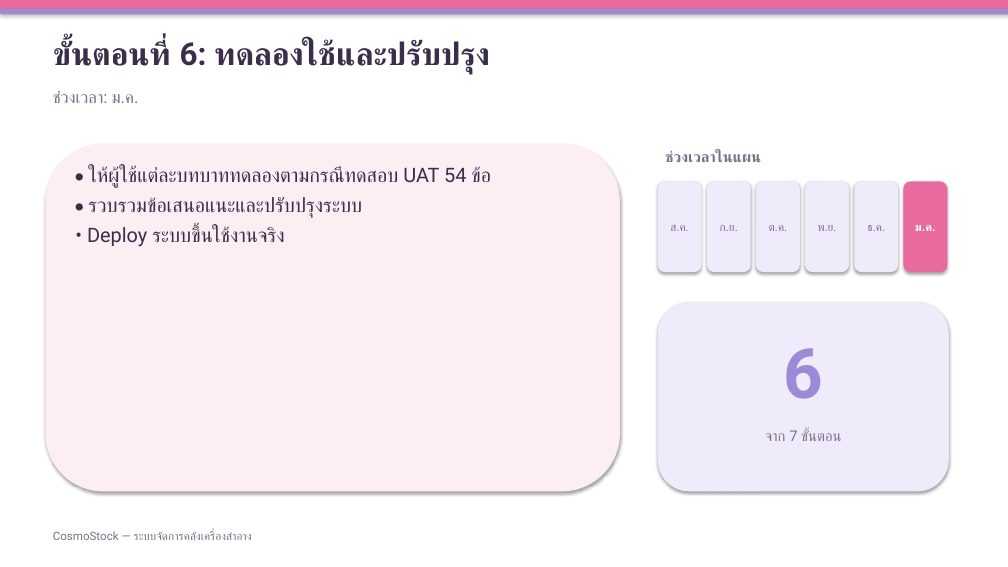
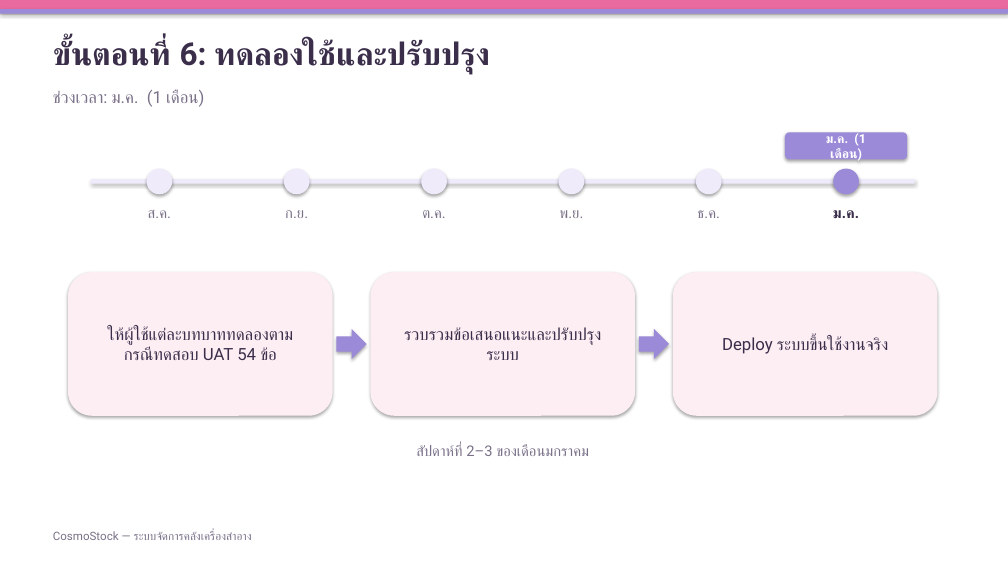
Before and after one commit to chakkrit4456/Cosmo-stock, a slide deck: slide 6 of doc/CosmoStock-ขั้นตอนการดำเนินงาน.pptx. Drawn at 1008x567 pixels with LibreOffice and Linux fonts; fonts in the diff are those of the drawing. Boxes give left, top, right and bottom in pixels: in the first picture for what was removed or moved away, otherwise in the second. Text is boxed around its words. In the diff, an @@ line names an element or a change of style, - is before the commit and + after.

```diff
--- a/doc/CosmoStock-ขั้นตอนการดำเนินงาน.pptx
+++ b/doc/CosmoStock-ขั้นตอนการดำเนินงาน.pptx
@@ text at [53,90,204,107]: text changed @@
-ช่วงเวลา: ม.ค.
+ช่วงเวลา: ม.ค. (1 เดือน)
@@ rounded rectangle removed at [45,144,620,492] @@
@@ rounded rectangle added at [785,132,907,160], fill #9B8AD8, 12 pt, text #FFFFFF, bold @@
+ม.ค. (1 เดือน)
@@ text removed at [87,166,491,247] @@
-• ให้ผู้ใช้แต่ละบทบาททดลองตามกรณีทดสอบ UAT 54 ข้อ
-• รวบรวมข้อเสนอแนะและปรับปรุงระบบ
-• Deploy ระบบขึ้นใช้งานจริง
@@ rectangle added at [91,179,915,184], fill #EFEBFB @@
@@ ellipse added at [147,169,172,194], fill #EFEBFB @@
@@ ellipse added at [284,169,309,194], fill #EFEBFB @@
@@ ellipse added at [421,169,447,194], fill #EFEBFB @@
@@ ellipse added at [559,169,585,194], fill #EFEBFB @@
@@ text removed at [665,150,761,162] @@
-ช่วงเวลาในแผน
@@ ellipse added at [696,169,722,194], fill #EFEBFB @@
@@ ellipse added at [833,169,859,194], fill #9B8AD8 @@
@@ text "ส.ค.": place and size @@
-text "ส.ค." at [658,181,702,272]
+text "ส.ค." at [148,210,171,218]
@@ text "ก.ย.": place and size @@
-text "ก.ย." at [707,181,751,272]
+text "ก.ย." at [285,210,308,218]
@@ text "ต.ค.": place and size @@
-text "ต.ค." at [756,181,800,272]
+text "ต.ค." at [422,210,446,218]
@@ size 11 to 14 pt; more space between paragraphs; vertical alignment middle to top; fill #EFEBFB to none; shadow off in 5 elements at [285,210,308,218], [697,210,719,218], [148,210,171,218], [422,210,446,218], [559,210,583,218] @@
@@ text "พ.ย.": place and size @@
-text "พ.ย." at [805,181,849,272]
+text "พ.ย." at [559,210,583,218]
@@ text "ธ.ค.": place and size @@
-text "ธ.ค." at [854,181,898,272]
+text "ธ.ค." at [697,210,719,218]
@@ text "ม.ค.": place and size @@
-text "ม.ค." at [904,181,948,272]
+text "ม.ค." at [833,210,859,219]
@@ text "ม.ค." at [833,210,859,219]: size 11 to 14 pt, text colour #FFFFFF to #3A2E4A; more space between paragraphs; vertical alignment middle to top; fill #E86A9E to none; shadow off @@
@@ rounded rectangle added at [68,272,333,416], fill #FDEEF4, 16 pt, text #3A2E4A @@
+ให้ผู้ใช้แต่ละบทบาททดลองตามกรณีทดสอบ UAT 54 ข้อ
@@ rounded rectangle added at [371,272,635,416], fill #FDEEF4, 16 pt, text #3A2E4A @@
+รวบรวมข้อเสนอแนะและปรับปรุงระบบ
@@ rounded rectangle added at [673,272,938,416], fill #FDEEF4, 16 pt, text #3A2E4A @@
+Deploy ระบบขึ้นใช้งานจริง
@@ right arrow added at [337,329,367,359], fill #9B8AD8 @@
@@ right arrow added at [639,329,669,359], fill #9B8AD8 @@
@@ rounded rectangle removed at [658,302,949,492] @@
@@ text removed at [783,348,823,399] @@
-6
@@ text added at [416,445,589,456], 14 pt, text #7A7088 @@
+สัปดาห์ที่ 2–3 ของเดือนมกราคม
@@ text removed at [765,430,841,441] @@
-จาก 7 ขั้นตอน
```
Also in this commit, not shown: 6 other slides changed.
